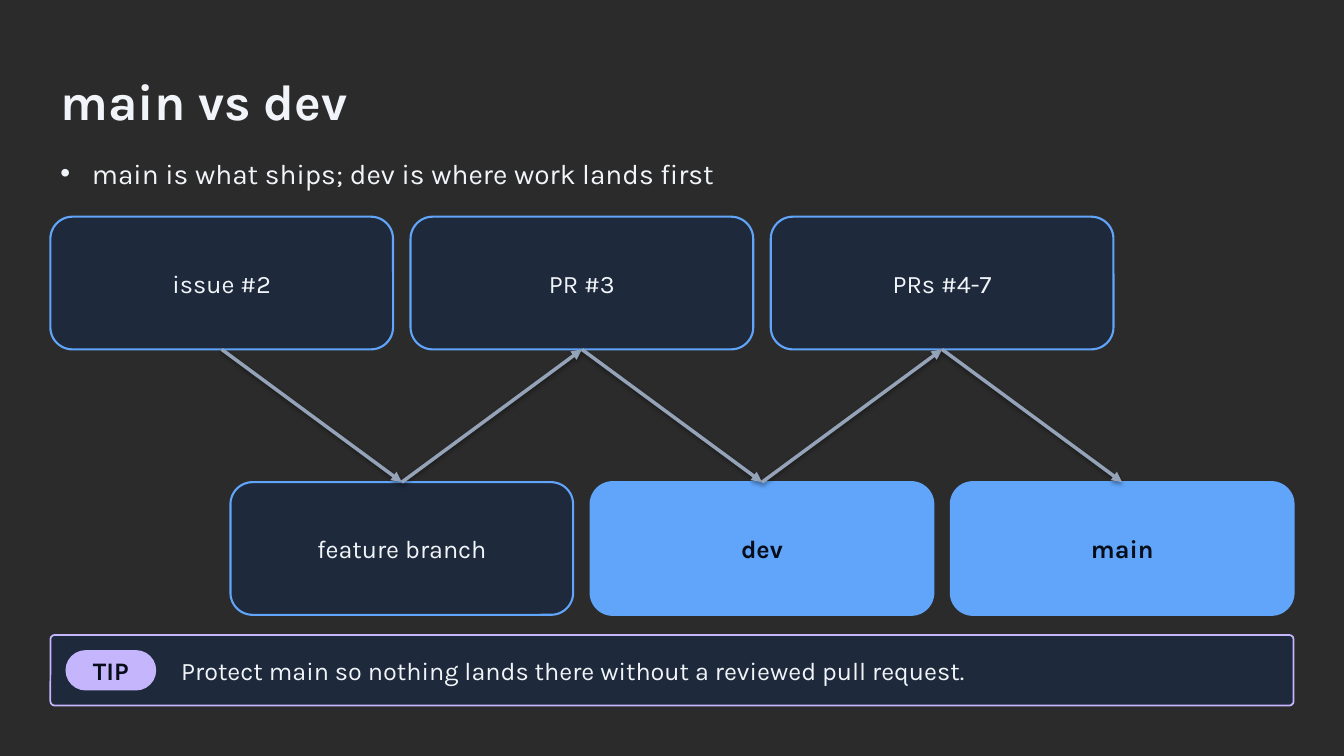
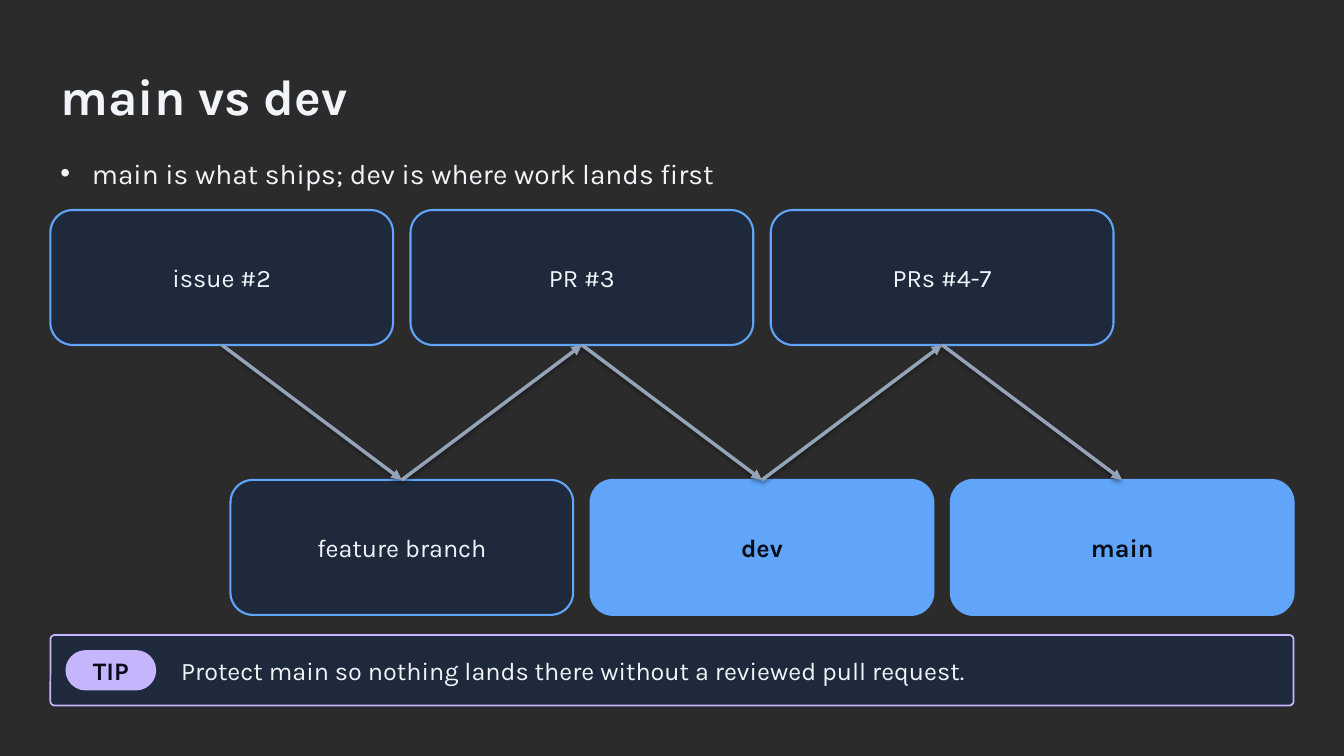
Before and after one commit to ronyronen/speckit-claude-presentation, a slide deck: slide 19 of presentation/speckit-workshop.pptx. Drawn at 1344x756 pixels with LibreOffice and Linux fonts; fonts in the diff are those of the drawing; background and template pictures are left out; a plain dark background stands for a picture behind light text. Boxes give left, top, right and bottom in pixels: in the first picture for what was removed or moved away, otherwise in the second. Text is boxed around its words. In the diff, an @@ line names an element or a change of style, - is before the commit and + after.

```diff
--- a/presentation/speckit-workshop.pptx
+++ b/presentation/speckit-workshop.pptx
@@ text "main vs dev" moved from (x1=60, y1=84, x2=348, y2=121) to (x1=60, y1=79, x2=348, y2=116) @@
@@ 5 arrows, 3 rounded rectangles moved together from (x1=50, y1=217, x2=1122, y2=482) to (x1=50, y1=210, x2=1122, y2=480) @@
```
Also in this commit, not shown: 29 other slides changed, 3 other files.
